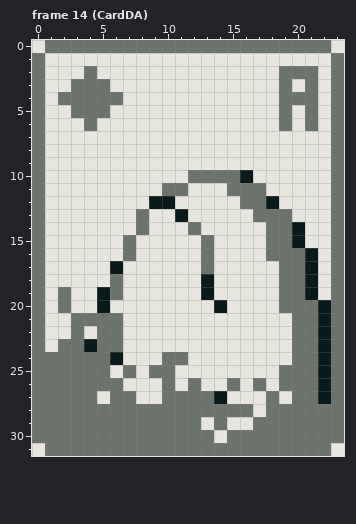
Two versions of one pixel-art file, assets/atlas/card.aseprite. That is the earlier state.
24x32 pixels, 60 frames. Shown: frame 14 (CardDA).
The same view after the edit:
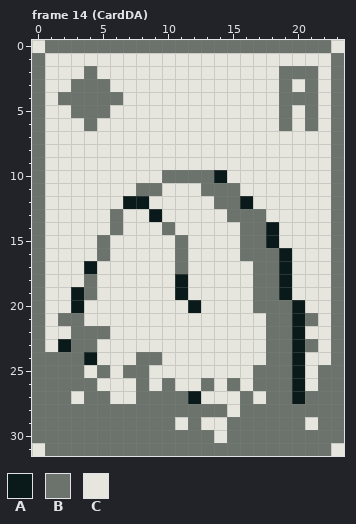
Palette (. is transparent): A #0a1a1a  B #6c736c  C #e6e6df
Diff:
--- frame 14 (CardDA), layer "face"
@@ x 0..23 @@
  9 BCCCCCCCCCCCCCCCCCCCCCCB
-10 BCCCCCCCCCCCBBBBACCCCCCB
-11 BCCCCCCCCCBBCCCBBBCCCCCB
-12 BCCCCCCCCAACCCCCBBACCCCB
-13 BCCCCCCCBCCACCCCCBBBCCCB
-14 BCCCCCCCBCCCBCCCCCBBACCB
-15 BCCCCCCBCCCCCBCCCCBBACCB
-16 BCCCCCCBCCCCCBCCCCBBBACB
-17 BCCCCCACCCCCCBCCCCCBBACB
-18 BCCCCCBCCCCCCACCCCCBBACB
-19 BCBCCABCCCCCCACCCCCBBACB
-20 BCBCCACCCCCCCCACCCCBBBAB
-21 BCCBBBBCCCCCCCCCCCCCBBAB
-22 BCCBCBBCCCCCCCCCCCCCBBAB
-23 BCBBABBCCCCCCCCCCCCCBBAB
-24 BBBBBBACCCBBCCCCCCCCBBAB
-25 BBBBBBCBCBBCCCCCCCCBBBAB
-26 BBBBBBBCCCBCBCCBCBCBBBAB
-27 BBBBBCBBCCBBBBACCCBCBBAB
-28 BBBBBBBBBBBBBBBBBCBBBBBB
-29 BBBBBBBBBBBBBCBCCBBBBBBB
+10 BCCCCCCCCCBBBBACCCCCCCCB
+11 BCCCCCCCBBCCCBBBCCCCCCCB
+12 BCCCCCCAACCCCCBBACCCCCCB
+13 BCCCCCBCCACCCCCBBBCCCCCB
+14 BCCCCCBCCCBCCCCCBBACCCCB
+15 BCCCCBCCCCCBCCCCBBACCCCB
+16 BCCCCBCCCCCBCCCCBBBACCCB
+17 BCCCACCCCCCBCCCCCBBACCCB
+18 BCCCBCCCCCCACCCCCBBACCCB
+19 BCCABCCCCCCACCCCCBBACCCB
+20 BCCACCCCCCCCACCCCBBBACCB
+21 BCBBCCCCCCCCCCCCCCBBABCB
+22 BCCBBBCCCCCCCCCCCCBBACCB
+23 BCABBCCCCCCCCCCCCCBBABCB
+24 BBBBACCCBBCCCCCCCCBBACCB
+25 BBBBCBCBBCCCCCCCCBBBACBB
+26 BBBBBCCCBCBCCBCBCBBBACBB
+27 BBBCBBCCBBBBACCCBCBBABBB
+28 BBBBBBBBBBBBBBBCBBBBBBBB
+29 BBBBBBBBBBBCBCCBBBBBBCBB
 30 BBBBBBBBBBBBBBCBBBBBBBBB
